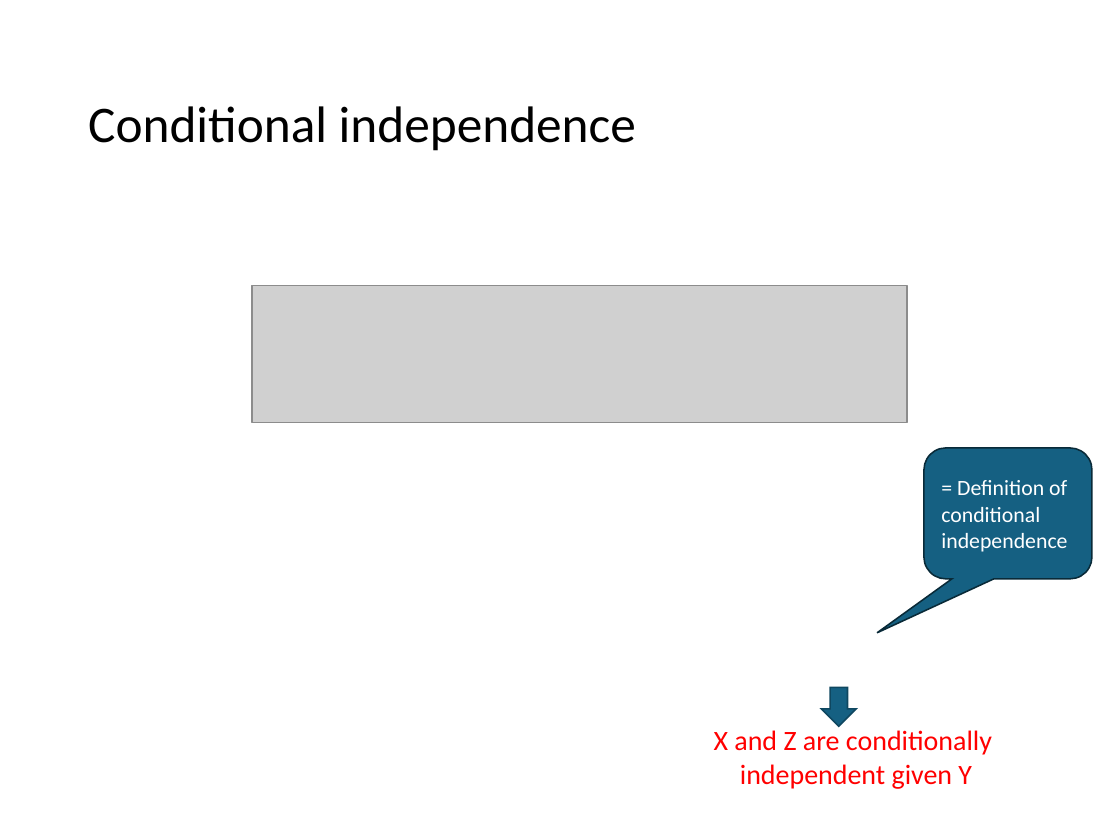
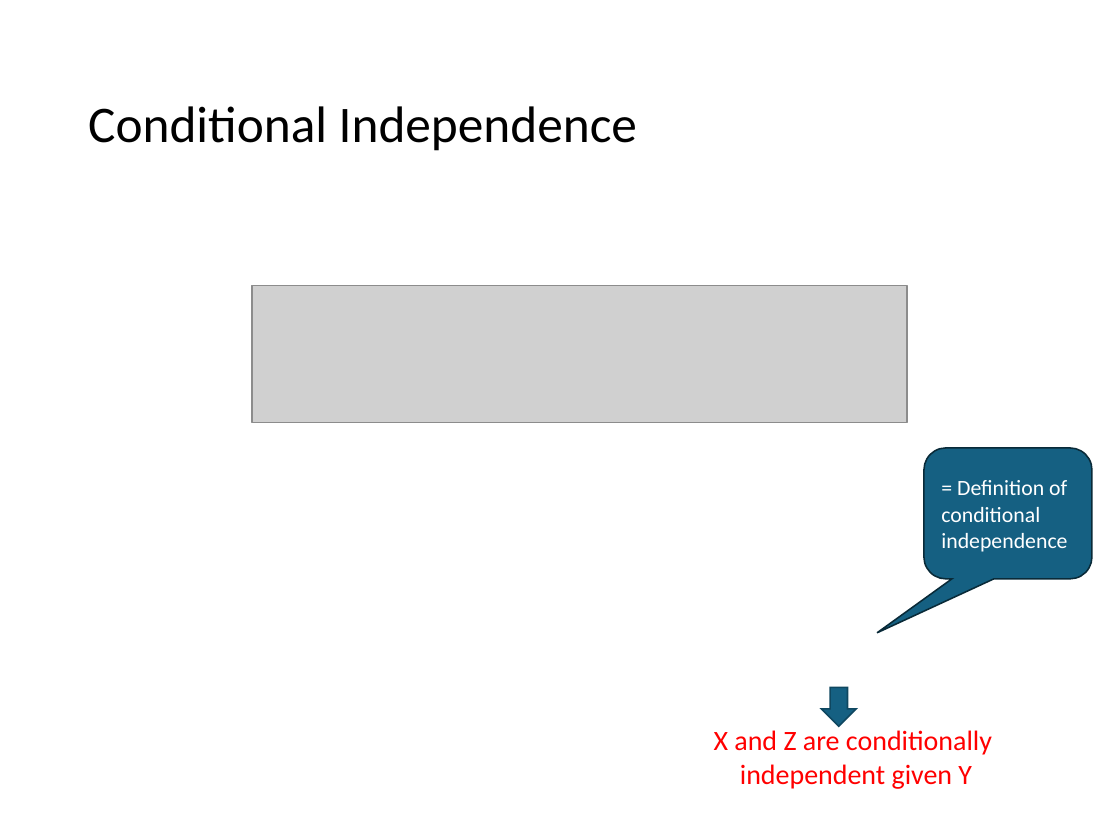
Before and after one commit to mhahsler/CS7320-AI, a slide deck: slide 15 of slides/13_bayes_nets.pptx. Drawn at 1120x840 pixels with LibreOffice and Linux fonts; fonts in the diff are those of the drawing; grey boxes stand for pictures. Boxes give left, top, right and bottom in pixels: in the first picture for what was removed or moved away, otherwise in the second. Text is boxed around its words. In the diff, an @@ line names an element or a change of style, - is before the commit and + after.

```diff
--- a/slides/13_bayes_nets.pptx
+++ b/slides/13_bayes_nets.pptx
@@ title at (88,106,637,151): text changed @@
-Conditional independence
+Conditional Independence
```
Also in this commit, not shown: 27 other slides changed, 3 other files.
